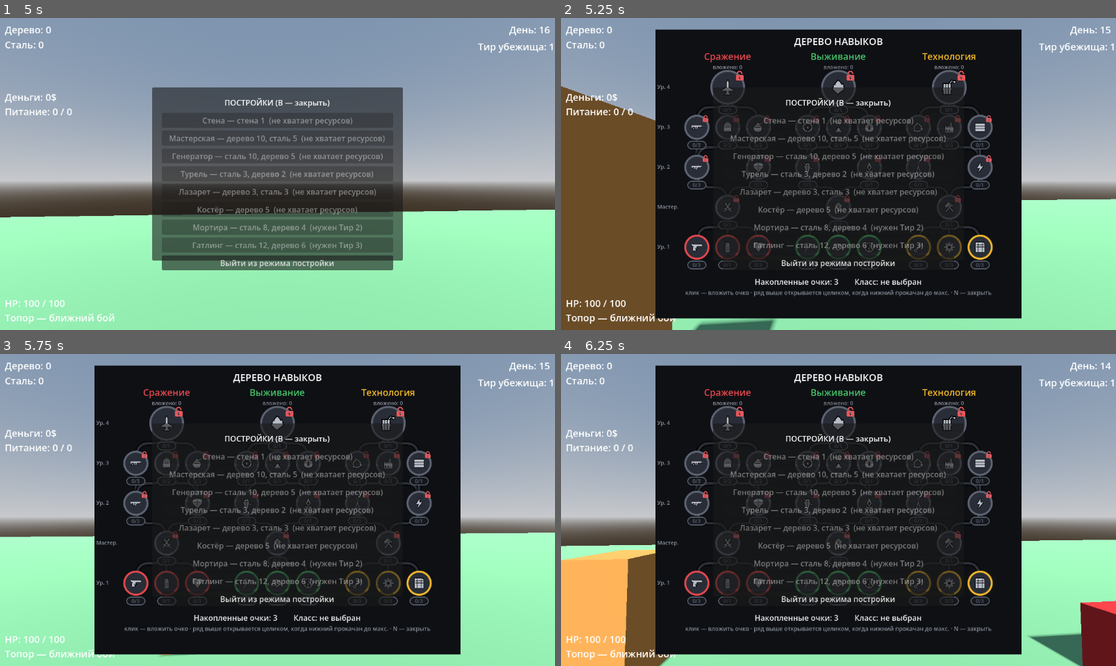
Above: before the commit, frames 1-4 (two rows, left to right).
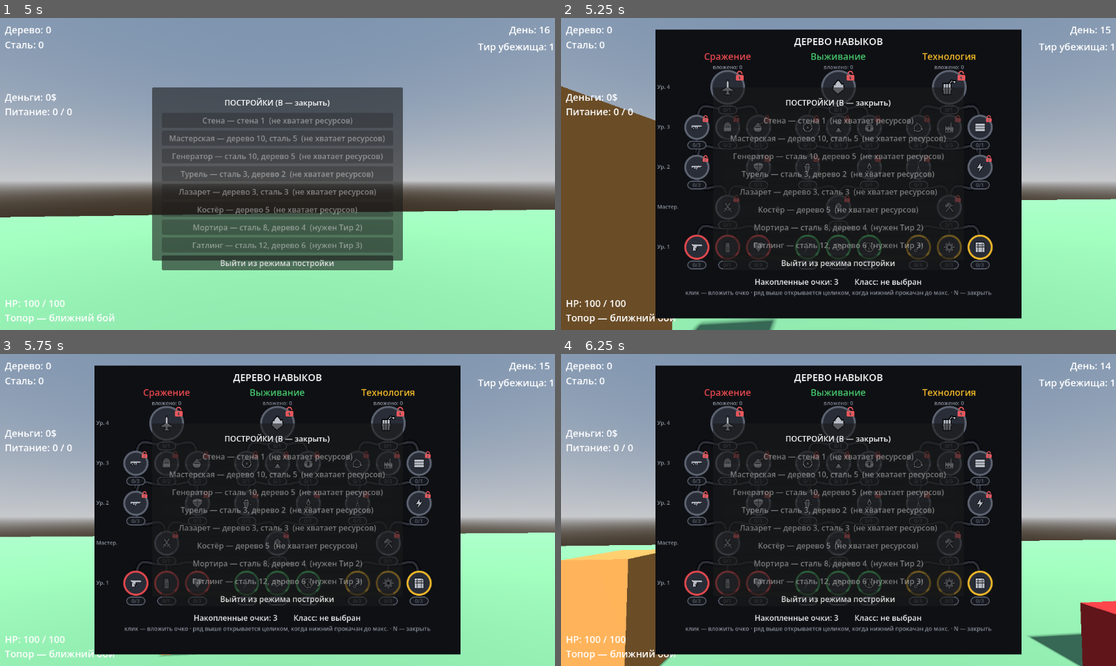
Above: after the commit, the same moments.

Repository: kem4ikkk/ubeziche
Game: Godot game, scene res://scenes/main.tscn
Two runs of this game, one before a commit and one after it. Both use one fixed random seed, a clock stepped at 60 frames per second and the inputs below.
Inputs (mouse positions are in pixels of both pictures, inside the frame that each line leads up to):
- Up to frame 1 (5 s): tap Enter at 0.5 s; move the mouse to (305, 174) at 0.52 s; hold W 0.53-3.53 s; tap F at 0.6 s; click (305, 174) at 0.67 s; tap Space at 0.77, 1.52, 3.02, 3.77, 4.25, 4.52 s; move the mouse to (249, 174) at 1.27 s; tap R at 1.35 s; move the mouse to (288, 167) at 2.02 s; tap B at 2.1 s; move the mouse to (249, 236) at 2.77 s; tap 1 at 2.85 s; click (249, 236) at 2.92 s; move the mouse to (444, 220) at 3.52 s; hold A from 3.53 s (still down); tap 5 at 3.6 s; move the mouse to (111, 127) at 4.27 s; tap Q at 4.35 s
- Up to frame 2 (5.25 s): move the mouse to (866, 174) at 5.02 s; release A at 5.03 s; hold S from 5.03 s (still down); tap N at 5.1 s; click (866, 174) at 5.17 s
- Up to frame 3 (5.75 s): keep holding S
- Up to frame 4 (6.25 s): move the mouse to (755, 432) at 5.77 s; release S at 5.78 s; hold D from 5.78 s (still down); tap E at 5.85 s; tap Space at 6.02 s

Frame 1 is identical in both runs. In frame 2, 0.1% of the frame differs, in the area x 24-76%, y 28-70%; in frame 3, 0.1%; in frame 4, 0.1%.

Commit message:
Дерево навыков: ещё более плавные линии (k=1.0→1.2, 40 точек) (4.13e)
Co-Authored-By: Claude Opus 4.8 <noreply@anthropic.com>

Diff:
--- a/scripts/skill_menu.gd
+++ b/scripts/skill_menu.gd
@@ -160,12 +160,12 @@
 ## сходящиеся/ветвящиеся пути не дают острых углов («ломаности»).
 func _curve_points(a: Vector2, b: Vector2) -> PackedVector2Array:
 	var dy: float = a.y - b.y                     # a — ниже (больше y), b — выше
-	# Длинные вертикальные касательные (k=1.0) → пути выходят/входят в узлы
+	# Длинные вертикальные касательные (k=1.2) → пути выходят/входят в узлы
 	# вертикально и мягко изгибаются «ступенькой» (при k≈0.55 изгиб почти не виден).
-	var c1 := a + Vector2(0, -dy * 1.0)
-	var c2 := b + Vector2(0, dy * 1.0)
+	var c1 := a + Vector2(0, -dy * 1.2)
+	var c2 := b + Vector2(0, dy * 1.2)
 	var pts := PackedVector2Array()
-	var n := 30
+	var n := 40
 	for i in n + 1:
 		pts.append(a.bezier_interpolate(c1, c2, b, float(i) / n))
 	return pts
